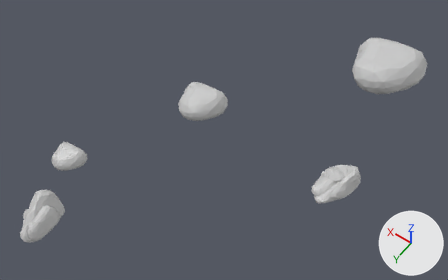
The FBX model MovistarExperience/OkudaUniverse/SM_Bosque_Rocas/SM_Bosque_Rocas.fbx, before and after one commit.
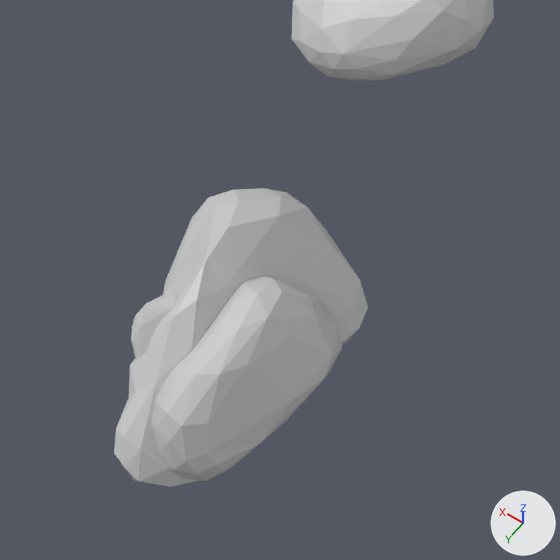
The first picture shows the older version from a 50 mm camera at (-4.9, -4.2, 25.1) aimed at (6.9, -20.8, -0.9). The close-ups show both versions on the part from 0% to 22% of the width and 56% to 91% of the height of that picture; other places that the commit changed are outside them. Arrows for +X, +Y and +Z are at lower right; the lights stay in place. Where no turn or scale is listed for an object, it has been applied to the vertices.

The first close-up shows 'rock072_lod4_2', 'rock078_lod4_1', 'rock081_lod4_2', 'rock089_lod4_2'.
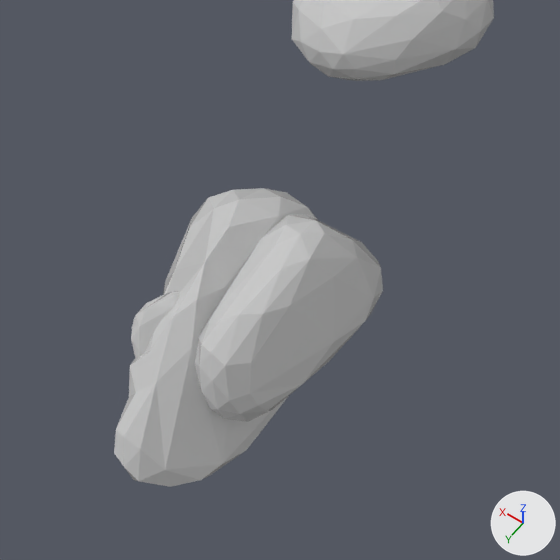
Where the change shows, as pixel boxes (x1, y1, x2, y2) in the close-ups (560 x 560 px):
'rock081_lod4_2', mesh moved
    before: (152, 276, 342, 481)
    after: (195, 215, 383, 422)

What the commit changed:
me_mesh_003 has 77 vertices, 150 faces and spans x 10.57..11.63, y -12.58..-10.66, z -1.43..-0.22.
me_mesh_003 is used by ob_rock081_lod4_2; location (0.0, 0.0, 0.0).
me_mesh_003 part 1: the whole mesh is moved by (-0.04, -0.54, 0.27).
